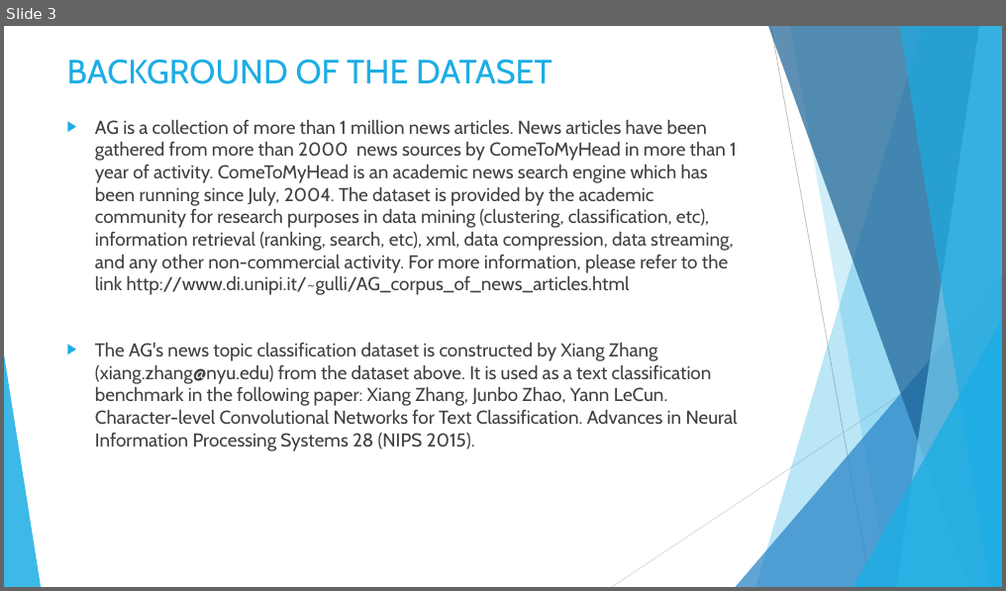
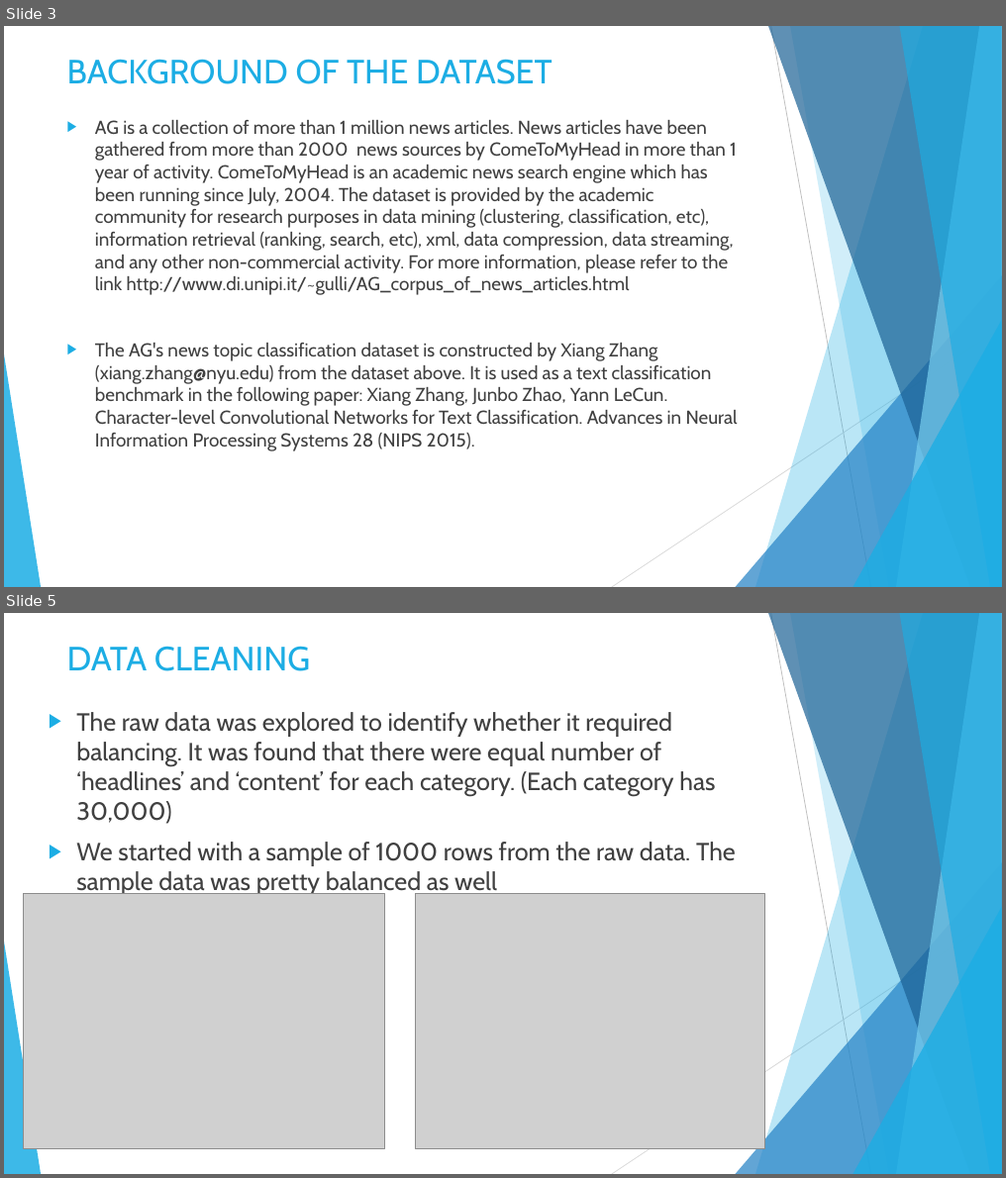
Before and after one commit to DataKnightsAI/Text-Classification-for-News-Summaries, a slide deck: CSML-1010-Group 20.pptx. Shown one above the other, each under a label of ours: slide 3 before the commit, slides 3 and 5 after it; the slides between them are not shown. The pictures are 1006x591 and 1006x1178 pixels, drawn with LibreOffice and Linux fonts; fonts in the diff are those of the drawing; grey boxes stand for pictures. Boxes give left, top, right and bottom in pixels: in the first picture for what was removed or moved away, otherwise in the second. Text is boxed around its words. In the diff, an @@ line names an element or a change of style, - is before the commit and + after.

```diff
--- a/CSML-1010-Group 20.pptx
+++ b/CSML-1010-Group 20.pptx
@@ slide 5 added at bbox=[4, 613, 1002, 1174], background #FFFFFF; not listed: 10 template elements that a slide beside it also shows @@
@@ title added at bbox=[67, 646, 310, 671], 32.4 pt, text #1CADE4 @@
+DATA CLEANING
@@ text added at bbox=[76, 712, 736, 896], 24 pt, text #404040 @@
+▶ The raw data was explored to identify whether it required balancing. It was found that there were equal number of ‘headlines’ and ‘content’ for each category. (Each category has 30,000)
+▶ We started with a sample of 1000 rows from the raw data. The sample data was pretty balanced as well
@@ picture added at bbox=[24, 894, 385, 1149] @@
@@ picture added at bbox=[416, 894, 765, 1149] @@
```
Also in this commit, not shown: 1 slide changed, 7 other slides added, 6 other files.
